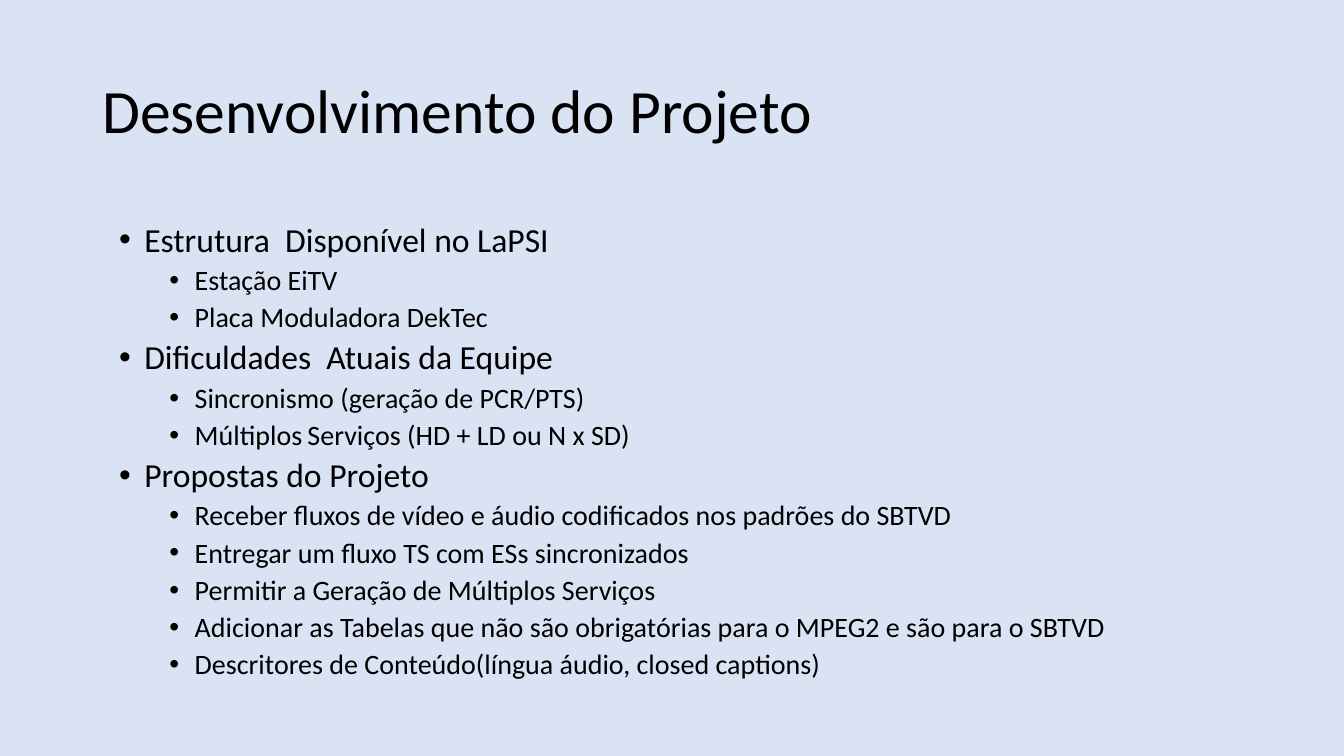
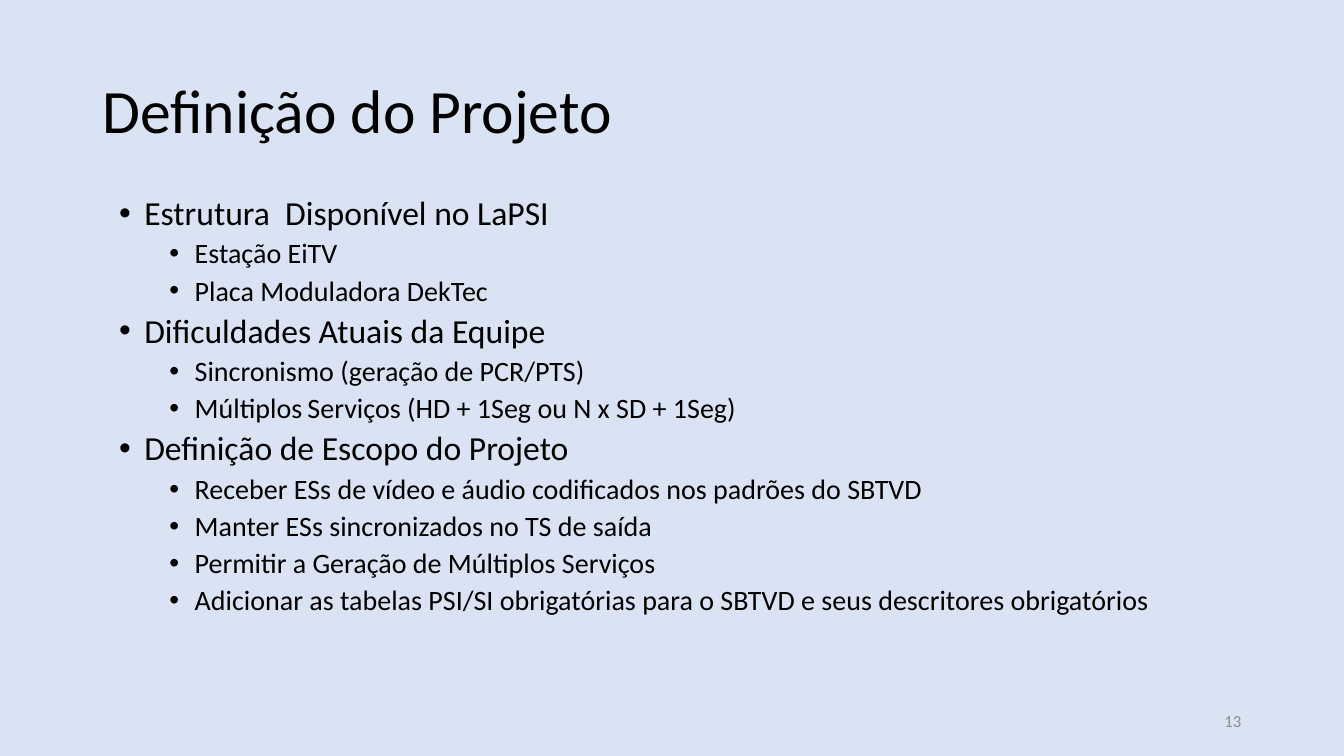
Before and after one commit to nasall2/TCC, a slide deck: slide 13 of relatorio/abntex2-modelos-1.9.2/figuras/apresentacao.pptx (slide 15 before the commit). Drawn at 1344x756 pixels with LibreOffice and Linux fonts; fonts in the diff are those of the drawing. Boxes give left, top, right and bottom in pixels: in the first picture for what was removed or moved away, otherwise in the second. Text is boxed around its words. In the diff, an @@ line names an element or a change of style, - is before the commit and + after.

```diff
--- a/relatorio/abntex2-modelos-1.9.2/figuras/apresentacao.pptx
+++ b/relatorio/abntex2-modelos-1.9.2/figuras/apresentacao.pptx
@@ text at (x1=102, y1=90, x2=612, y2=144): text changed @@
-Desenvolvimento do Projeto
+Definição do Projeto
@@ text "Estrutura Disponível no LaPSI" moved from (x1=144, y1=228, x2=1104, y2=679) to (x1=144, y1=201, x2=1148, y2=615) @@
@@ text at (x1=144, y1=397, x2=921, y2=537): text changed @@
-  • Múltiplos Serviços (HD + LD ou N x SD)
-• Propostas do Projeto
-  • Receber fluxos de vídeo e áudio codificados nos padrões do SBTVD
-  • Entregar um fluxo TS com ESs sincronizados
+  • Múltiplos Serviços (HD + 1Seg ou N x SD + 1Seg)
+• Definição de Escopo do Projeto
+  • Receber ESs de vídeo e áudio codificados nos padrões do SBTVD
+  • Manter ESs sincronizados no TS de saída
@@ text at (x1=195, y1=590, x2=1148, y2=615): text changed @@
-  • Adicionar as Tabelas que não são obrigatórias para o MPEG2 e são para o SBTVD
-  • Descritores de Conteúdo(língua áudio, closed captions)
+  • Adicionar as tabelas PSI/SI obrigatórias para o SBTVD e seus descritores obrigatórios
@@ page number added at (x1=1224, y1=716, x2=1241, y2=727), 12 pt, text #8C8C8C @@
+13
```
Also in this commit, not shown: 18 other slides changed, 4 slides added, 3 slides removed.
